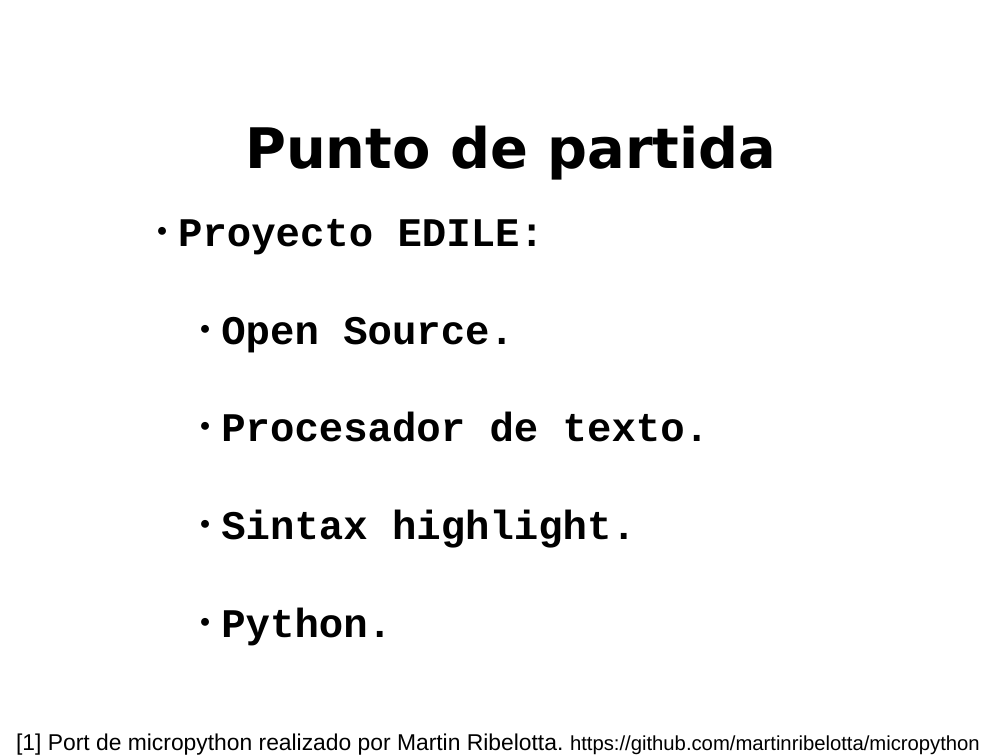
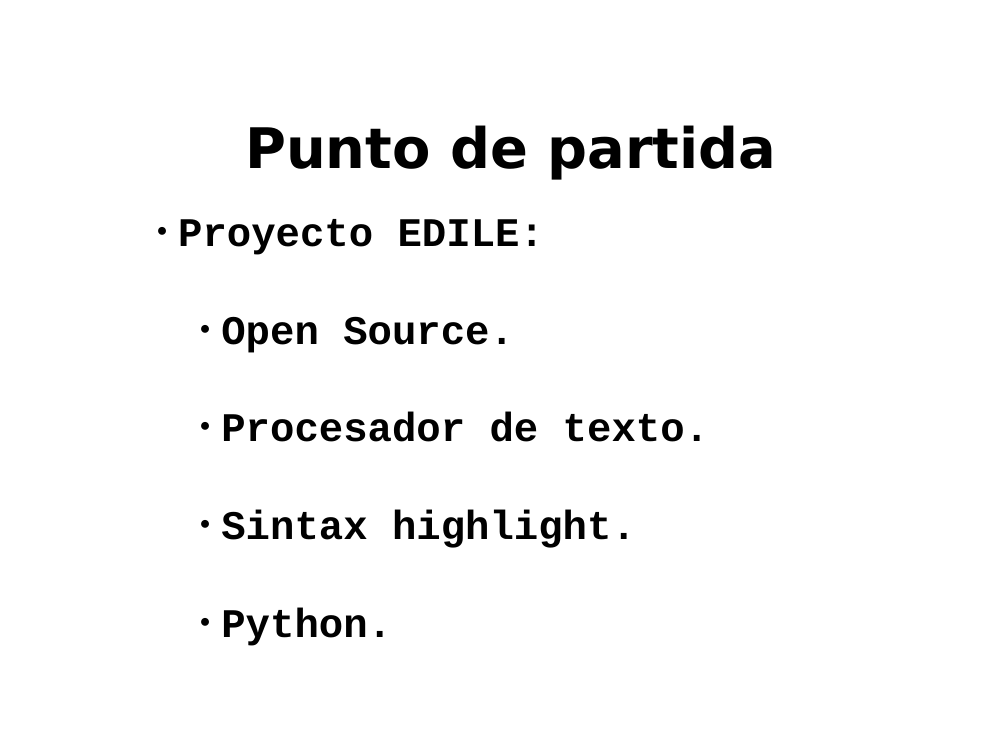
Before and after one commit to ernesto-g/tpfinalcese, a slide deck: slide 15 of presentacion/presentacion_v1.odp. Drawn at 1008x756 pixels with LibreOffice and Linux fonts; fonts in the diff are those of the drawing; background and template pictures are left out. Boxes give left, top, right and bottom in pixels: in the first picture for what was removed or moved away, otherwise in the second. Text is boxed around its words. In the diff, an @@ line names an element or a change of style, - is before the commit and + after.

```diff
--- a/presentacion/presentacion_v1.odp
+++ b/presentacion/presentacion_v1.odp
@@ text removed at bbox=[16, 733, 980, 755] @@
-[1] Port de micropython realizado por Martin Ribelotta. https://github.com/martinribelotta/micropython
```
Also in this commit, not shown: 2 other slides changed, 5 slides added.
